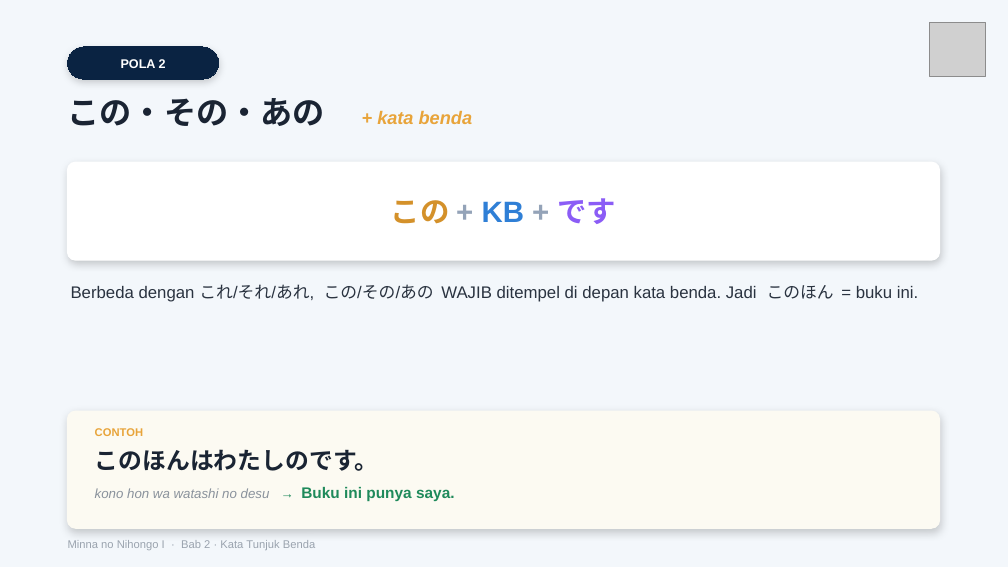
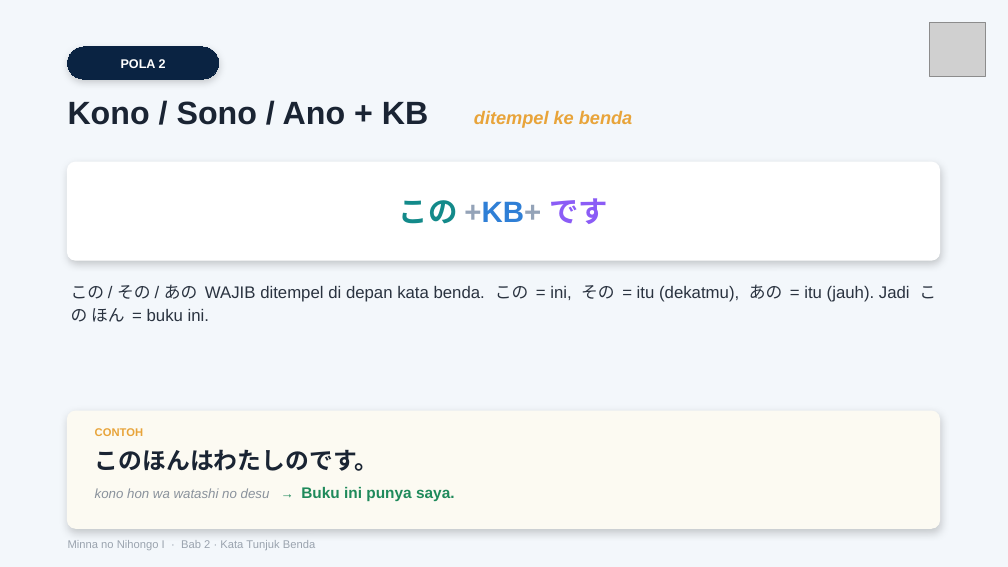
Before and after one commit to jbridgecenter-source/materi, a slide deck: slide 3 of Modul Minna 1/Bab 2/27. Minna 1 Tata Bahasa Bab 2 - Slide.pptx. Drawn at 1008x567 pixels with LibreOffice and Linux fonts; fonts in the diff are those of the drawing; grey boxes stand for pictures. Boxes give left, top, right and bottom in pixels: in the first picture for what was removed or moved away, otherwise in the second. Text is boxed around its words. In the diff, an @@ line names an element or a change of style, - is before the commit and + after.

```diff
--- a/Modul Minna 1/Bab 2/27. Minna 1 Tata Bahasa Bab 2 - Slide.pptx
+++ b/Modul Minna 1/Bab 2/27. Minna 1 Tata Bahasa Bab 2 - Slide.pptx
@@ text at [68,101,632,128]: text changed; size 13 to 23 pt; text colour #E8A43A to #1A2433; italic off @@
-この・その・あの + kata benda
+Kono / Sono / Ano + KB ditempel ke benda
@@ text at [399,198,608,224]: text changed; text colour #D4912A to #138A8A @@
-この + KB + です
+この +KB+ です
@@ text at [71,284,936,322]: text changed @@
-Berbeda dengan これ/それ/あれ, この/その/あの WAJIB ditempel di depan kata benda. Jadi このほん = buku ini.
+この / その / あの WAJIB ditempel di depan kata benda. この = ini, その = itu (dekatmu), あの = itu (jauh). Jadi この ほん = buku ini.
```
Also in this commit, not shown: 10 other slides changed.
